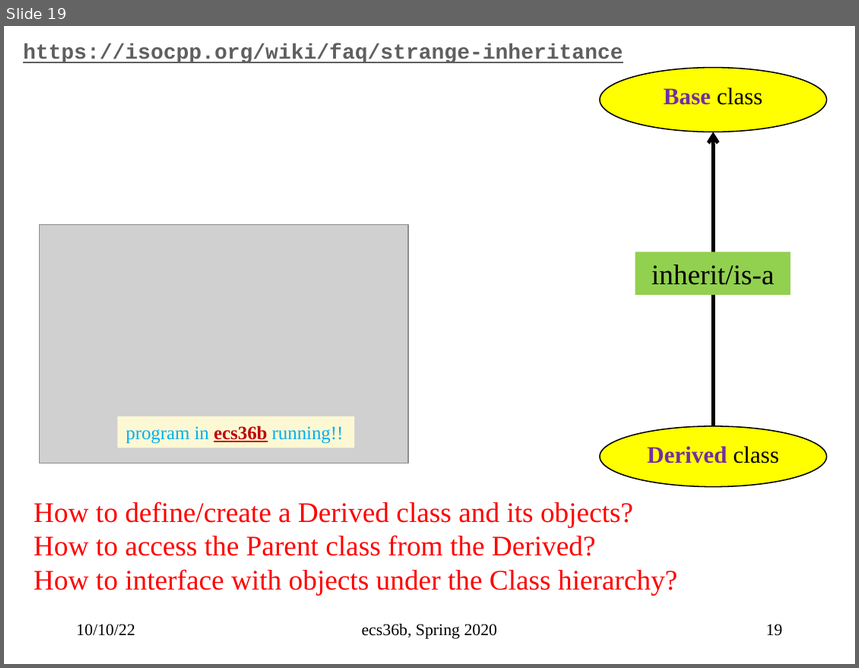
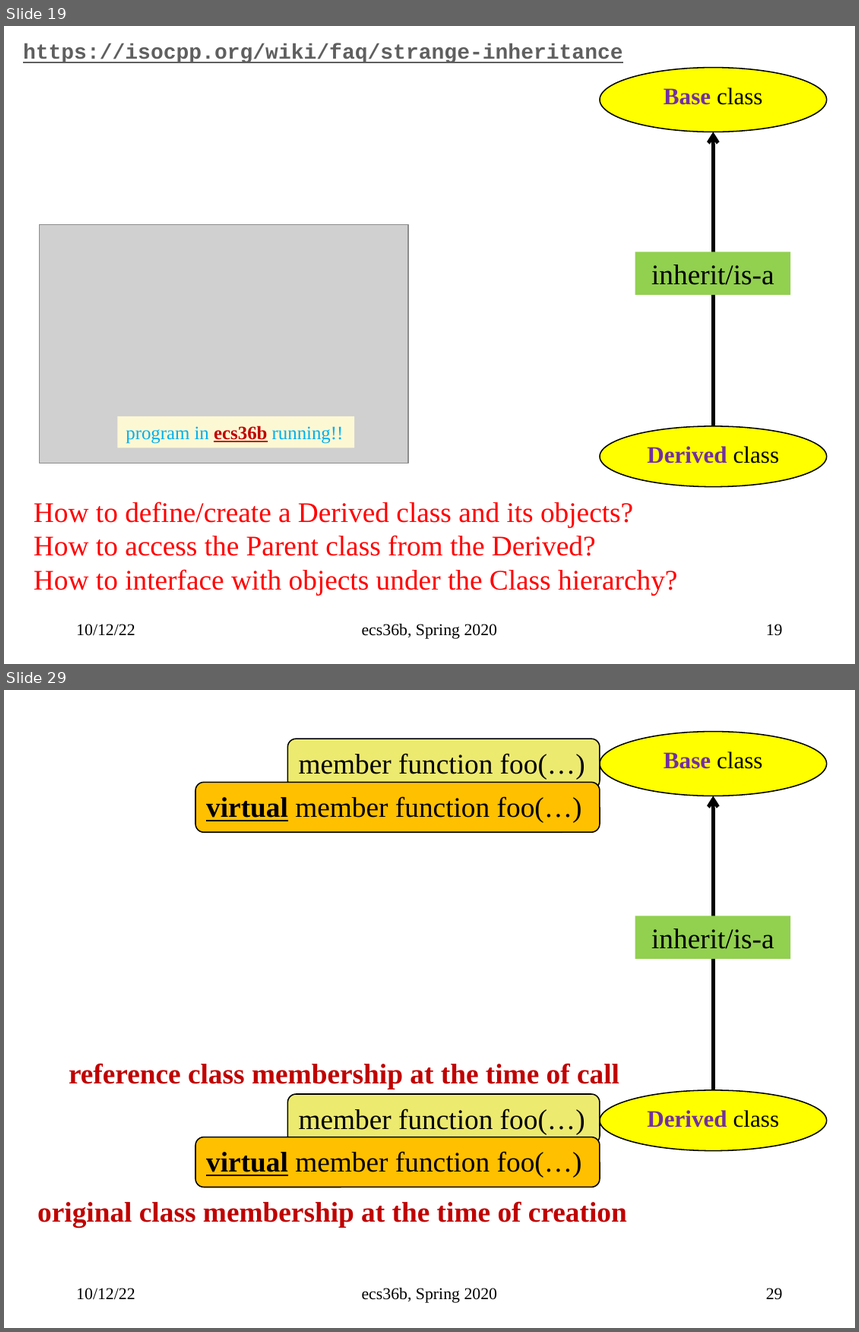
Before and after one commit to sfelixwu/ecs36b_slides, a slide deck: ecs36b_f2022_L004.pptx. Shown one above the other, each under a label of ours: slide 19 before the commit, slides 19 and 29 after it; the slides between them are not shown. The pictures are 859x668 and 859x1332 pixels, drawn with LibreOffice and Linux fonts; fonts in the diff are those of the drawing; grey boxes stand for pictures. Boxes give left, top, right and bottom in pixels: in the first picture for what was removed or moved away, otherwise in the second. Text is boxed around its words. In the diff, an @@ line names an element or a change of style, - is before the commit and + after.

```diff
--- a/ecs36b_f2022_L004.pptx
+++ b/ecs36b_f2022_L004.pptx
@@ slide 29 added at [4, 690, 855, 1328], background #FFFFFF @@
@@ ellipse added at [600, 732, 827, 796], fill #FFFF00, outline #000000 1 pt, 20 pt, text #000000 @@
+Base class
@@ rounded rectangle added at [287, 739, 600, 789], fill #EDEA70, outline #000000 1 pt, 24 pt, text #000000 @@
+member function foo(…)
@@ rounded rectangle added at [196, 782, 600, 832], fill #FFC000, outline #000000 1 pt, 24 pt, text #000000 @@
+virtual member function foo(…)
@@ arrow added from (713, 1090) to (713, 796), #000000 3 pt @@
@@ rectangle added at [636, 916, 791, 959], fill #92D050, 24 pt, text #000000 @@
+inherit/is-a
@@ text added at [69, 1063, 620, 1090], 24 pt, text #C00000, bold @@
+reference class membership at the time of call
@@ rounded rectangle added at [287, 1094, 600, 1144], fill #EDEA70, outline #000000 1 pt, 24 pt, text #000000 @@
+member function foo(…)
@@ ellipse added at [600, 1090, 827, 1151], fill #FFFF00, outline #000000 1 pt, 20 pt, text #7030A0, bold @@
+Derived class
@@ rounded rectangle added at [196, 1138, 600, 1188], fill #FFC000, outline #000000 1 pt, 24 pt, text #000000 @@
+virtual member function foo(…)
@@ text added at [37, 1201, 627, 1227], 24 pt, text #C00000, bold @@
+original class membership at the time of creation
@@ text added at [76, 1288, 135, 1300], 14 pt, text #000000 @@
+10/12/22
@@ text added at [362, 1288, 498, 1303], 14 pt, text #000000 @@
+ecs36b, Spring 2020
@@ page number added at [766, 1288, 783, 1300], 14 pt, text #000000 @@
+29
@@ slide 19 changed as well @@
@@ text at [76, 624, 135, 636]: text changed @@
-10/10/22
+10/12/22
```
Also in this commit, not shown: 16 other slides changed, 50 other slides added.
